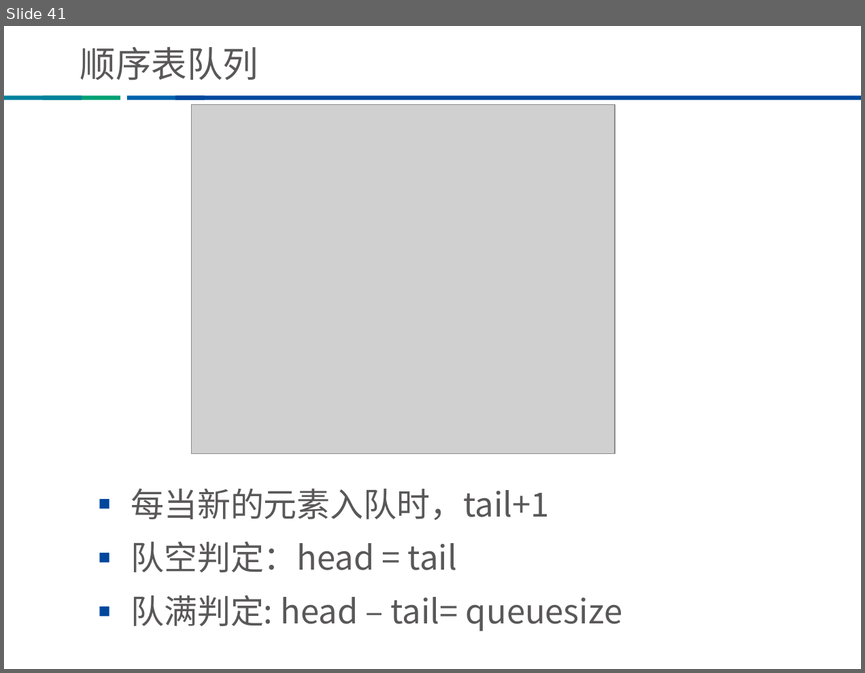
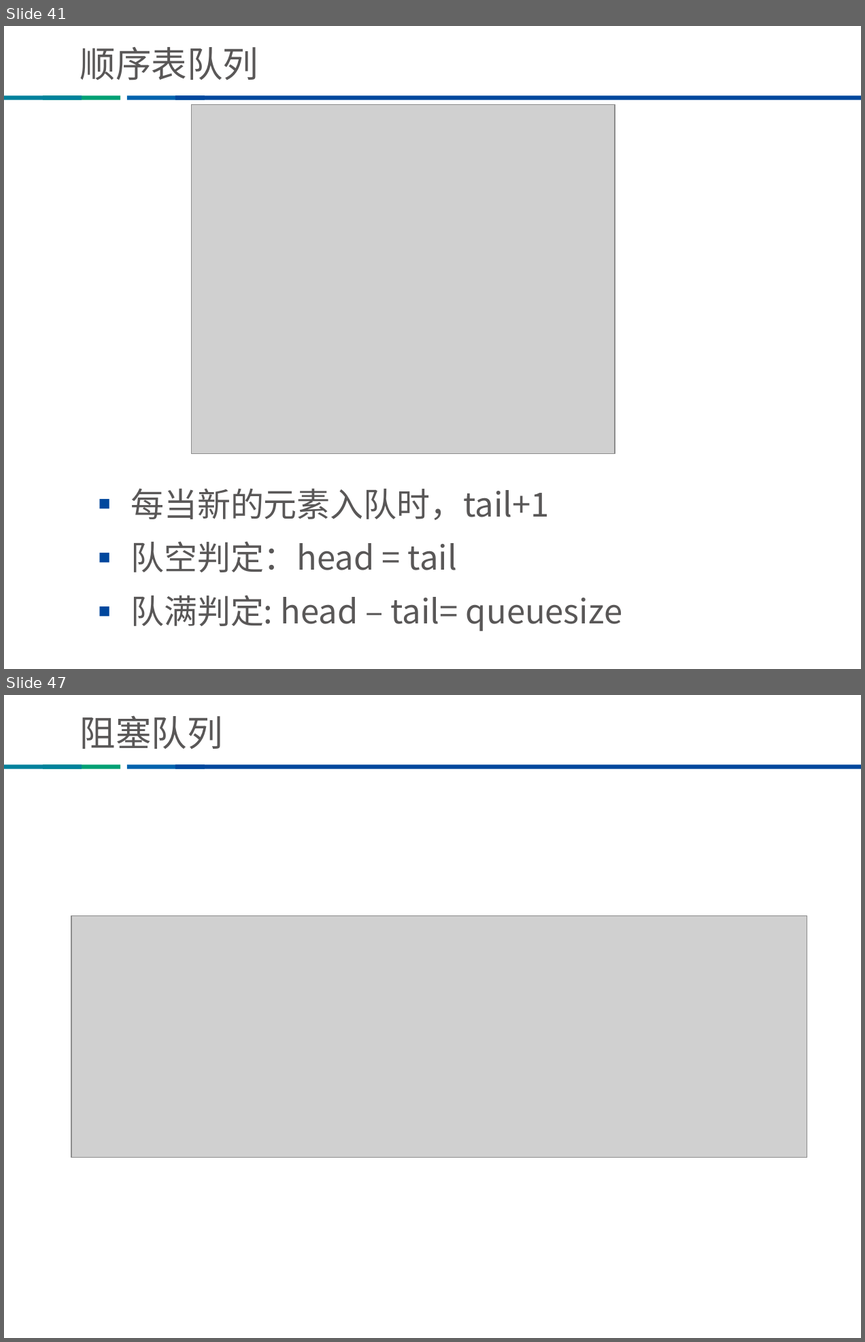
Before and after one commit to Tsaishichung/-, a slide deck: ppt/数据结构与算法分享/数据结构与算法（上）.ppt. Shown one above the other, each under a label of ours: slide 41 before the commit, slides 41 and 47 after it; the slides between them are not shown. The pictures are 865x673 and 865x1342 pixels, drawn with LibreOffice and Linux fonts; fonts in the diff are those of the drawing; grey boxes stand for pictures; background and template pictures are left out. Boxes give left, top, right and bottom in pixels: in the first picture for what was removed or moved away, otherwise in the second. Text is boxed around its words. In the diff, an @@ line names an element or a change of style, - is before the commit and + after.

```diff
--- a/ppt/数据结构与算法分享/数据结构与算法（上）.ppt
+++ b/ppt/数据结构与算法分享/数据结构与算法（上）.ppt
@@ slide 47 added at box(4, 695, 861, 1338), background #FFFFFF; not listed: 4 template elements that a slide beside it also shows @@
@@ title added at box(80, 715, 223, 749), 30 pt, text #595757 @@
+阻塞队列
@@ picture added at box(72, 916, 807, 1157) @@
```
Also in this commit, not shown: 2 slides changed, 3 other slides added, 1 other file.
